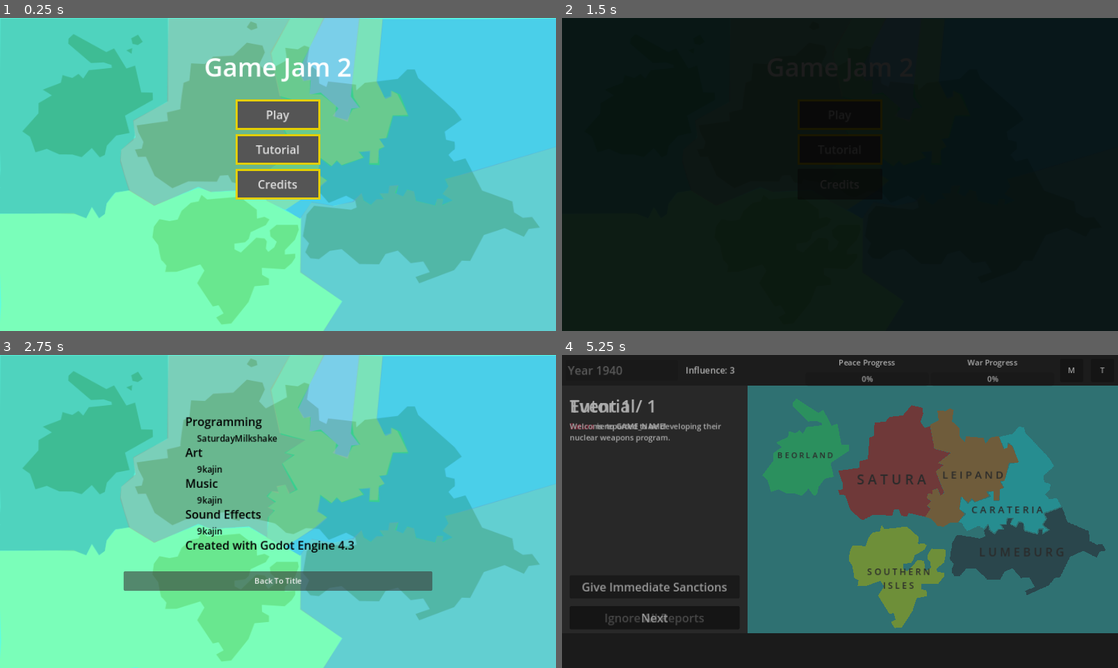
Above: before the commit, frames 1-4 (two rows, left to right).
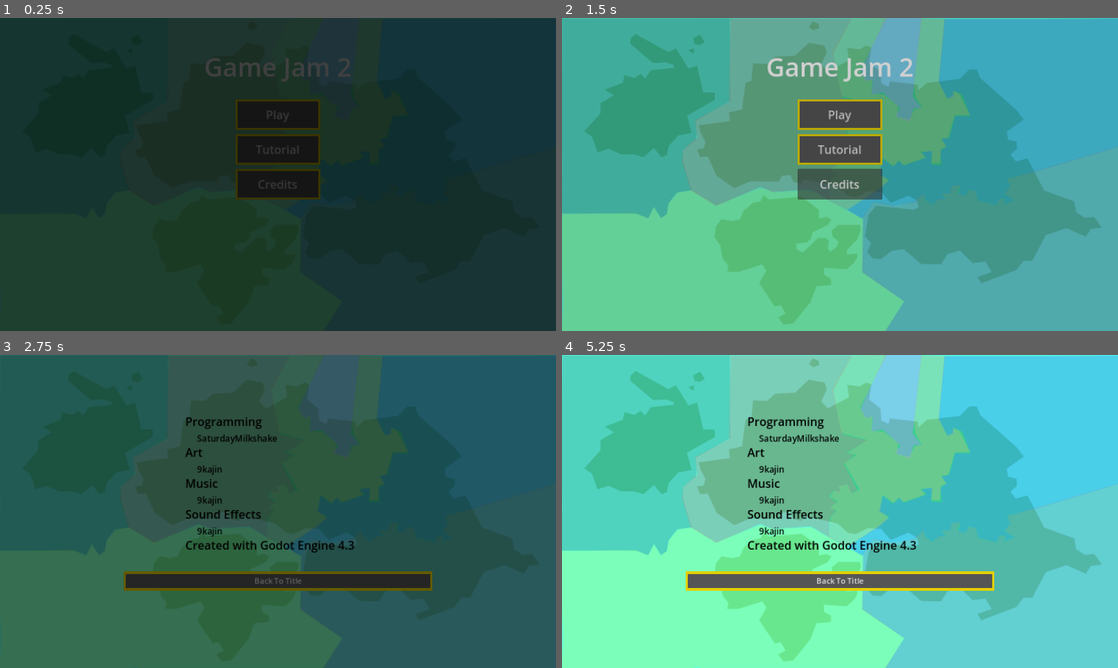
Above: after the commit, the same moments.

Repository: SaturdayMilkshake/game-jam-2
Game: Godot game, scene res://scenes/title_screen/title_screen.tscn
Two runs of this game, one before a commit and one after it. Both use one fixed random seed, a clock stepped at 60 frames per second and the inputs below.
Inputs (mouse positions are in pixels of both pictures, inside the frame that each line leads up to):
- Up to frame 1 (0.25 s): no input
- Up to frame 2 (1.5 s): click "Tutorial" at 0.5 s; click "Credits" at 1.25 s
- Up to frame 3 (2.75 s): click (278, 580) at 2 s, where only the run before the commit has a clickable "Back To Title"
- Up to frame 4 (5.25 s): click "Back To Title" at 2.75 s; click (840, 452) at 3.5 s, where only the run before the commit has a clickable "Play"; click (840, 452) at 4.25 s, where only the run before the commit has a clickable "Play"; click (656, 586) at 5 s, where only the run before the commit has a clickable "Give Immediate Sanctions"

The runs differ from the first frame. In frame 1, 100% of the frame differs, in the area x 0-100%, y 0-100%; in frame 2, 100%; in frame 3, 100%; in frame 4, 100%.

Commit message:
finish tutorial

Diff:
--- a/scenes/country/country.gd
+++ b/scenes/country/country.gd
@@ -56,7 +56,6 @@
 	$Status.visible = false
 
 func new_turn() -> void:
-	population += (economy.economy - 5) + (stability.stability - 5)
 	if nuclear_program_progression_active:
 		nuclear_program_progress += military.military
 	if nuclear_program_progress >= 50 && !nuclear_state:
@@ -67,8 +66,16 @@
 		$Status.text += "[center][color=white]Backed Out[/color]"
 
 	#attributes
-	if economy.economy <= 0:
+	if economy.economy <= 2:
 		SignalHandler.emit_signal("no_economy")
+		var affected_attribute: int = randi_range(1, 3)
+		match affected_attribute:
+			1:
+				modify_country_value(country_name, "Stability", -1)
+			2:
+				modify_country_value(country_name, "Military", -1)
+			3:
+				modify_country_value(country_name, "Cooperation", -1)
 	if economy.economy >= 10:
 		SignalHandler.emit_signal("excess_economy")
 	if stability.stability <= 3:
--- a/scenes/credits/credits.tscn
+++ b/scenes/credits/credits.tscn
@@ -27,6 +27,7 @@
 metadata/_edit_group_ = true
 
 [node name="ColorRect" type="ColorRect" parent="CreditsContainer"]
+layout_mode = 0
 offset_left = -384.0
 offset_top = -120.0
 offset_right = 768.0
@@ -35,6 +36,7 @@
 
 [node name="TextureRect" type="TextureRect" parent="CreditsContainer"]
 modulate = Color(1, 1, 1, 0.372549)
+layout_mode = 0
 offset_left = -384.0
 offset_top = -120.0
 offset_right = 768.0
@@ -141,6 +143,5 @@
 text = "Back To Title"
 
 [node name="Transition" parent="." instance=ExtResource("2_8dgji")]
-visible = false
 
 [connection signal="pressed" from="BackToTitle" to="." method="_on_back_to_title_pressed"]
--- a/scenes/game_manager/event_manager.gd
+++ b/scenes/game_manager/event_manager.gd
@@ -1,6 +1,6 @@
 extends Node
 
-var countries: Array[String] = ["Satura", "Carateria", "Leipand", "Lumeburg", "Beorland", "Southern Isles"]
+var countries: Array[String] = ["Satura", "Carateria", "Leipand", "Lumeburg", "Canorland", "Southern Isles"]
 
 var events: Array = []
 
--- a/scenes/game_manager/game_manager.gd
+++ b/scenes/game_manager/game_manager.gd
@@ -32,8 +32,16 @@
 	SignalHandler.connect("excess_military", Callable(self, "excess_military"))
 	SignalHandler.connect("no_cooperation", Callable(self, "no_cooperation"))
 	SignalHandler.connect("excess_cooperation", Callable(self, "excess_cooperation"))
+
+	SignalHandler.connect("add_influence", Callable(self, "add_influence"))
 	if !in_tutorial:
 		call_deferred("start_game")
+	else:
+		influence = 0
+		call_deferred("tutorial_late_influence")
+
+func tutorial_late_influence() -> void:
+	SignalHandler.emit_signal("influence_updated", influence)
 
 func start_game() -> void:
 	SignalHandler.emit_signal("game_started")
@@ -119,3 +127,7 @@
 
 func excess_economy() -> void:
 	high_economy += 1
+
+func add_influence(amount: int) -> void:
+	influence += amount
+	SignalHandler.emit_signal("influence_updated", amount)
--- a/scenes/title_screen/title_screen.tscn
+++ b/scenes/title_screen/title_screen.tscn
@@ -85,7 +85,6 @@
 "
 
 [node name="Transition" parent="." instance=ExtResource("2_70o7c")]
-visible = false
 
 [connection signal="pressed" from="Play" to="." method="_on_play_pressed"]
 [connection signal="pressed" from="Tutorial" to="." method="_on_tutorial_pressed"]
--- a/scenes/tutorial/tutorial.gd
+++ b/scenes/tutorial/tutorial.gd
@@ -5,6 +5,7 @@
 	$LeftPanel/CountryInfo.visible = false
 	$LeftPanel/NoticeInfo.visible = true
 	$LeftPanel/NoticeInfo
+	$GameManager.influence = 0
 
 func _on_back_to_title_pressed() -> void:
 	SignalHandler.emit_signal("transition_requested", true, "res://scenes/title_screen/title_screen.tscn")
--- a/scenes/tutorial/tutorial.tscn
+++ b/scenes/tutorial/tutorial.tscn
@@ -77,11 +77,13 @@
 in_tutorial = true
 
 [node name="EventInfo" parent="LeftPanel" instance=ExtResource("4_v4l2u")]
+in_tutorial = true
 
 [node name="NoticeInfo" parent="LeftPanel" instance=ExtResource("5_7b4oa")]
 layout_mode = 1
 offset_right = 0.0
 offset_bottom = 0.0
+in_tutorial = true
 
 [node name="WorldBackground" type="ColorRect" parent="."]
 offset_left = 384.0
@@ -189,7 +191,7 @@
 offset_bottom = 246.0
 
 [node name="Country3" parent="Countries" instance=ExtResource("11_gv1q0")]
-country_name = "Beorland"
+country_name = "Canorland"
 flag = "res://assets/flags/bingus1.svg"
 map = "res://assets/flags/green_map.svg"
 mask = "res://assets/flags/green_mask.svg"
@@ -204,7 +206,7 @@
 offset_right = 184.0
 offset_bottom = 176.0
 theme_override_colors/font_color = Color(0.243137, 0.243137, 0.243137, 1)
-text = "B E O R L A N D"
+text = "C A N O R L A N D"
 
 [node name="Status" parent="Countries/Country3" index="6"]
 offset_left = 56.0
--- a/scenes/world/ui/country_info/country_info.gd
+++ b/scenes/world/ui/country_info/country_info.gd
@@ -9,6 +9,7 @@
 	SignalHandler.connect("country_selected", Callable(self, "country_selected"))
 	SignalHandler.connect("new_turn", Callable(self, "new_turn"))
 	SignalHandler.connect("game_ended", Callable(self, "game_ended"))
+	SignalHandler.connect("set_country_info_tutorial_status", Callable(self, "set_country_info_tutorial_status"))
 	$InfluenceAttribute/AddAttribute.disabled = true
 	$InfluenceAttribute/SubtractAttribute.disabled = false
 	add_attribute_mode = true
@@ -17,6 +18,8 @@
 	if game_active:
 		if in_tutorial:
 			$OpenEvents.text = "Back to Tutorial"
+		else:
+			$OpenEvents.text = "Show Events"
 		self.visible = true
 		$CountryName.text = country
 		$Flag.texture = load(flag)
@@ -29,7 +32,7 @@
 		set_country_statuses(statuses)
 
 func color_labels(population: int, economy: int, stability: int, military: int, cooperation: int) -> void:
-	if economy <= 3:
+	if economy <= 2:
 		$Economy.add_theme_color_override("font_color", Color.INDIAN_RED)
 		$Economy.add_theme_color_override("font_focus_color", Color.INDIAN_RED)
 		$Economy.add_theme_color_override("font_hover_color", Color.INDIAN_RED)
@@ -100,7 +103,7 @@
 
 func _on_open_events_pressed() -> void:
 	if in_tutorial:
-		SignalHandler.emit_signal("display_notice_info")
+		SignalHandler.emit_signal("display_notice_info", true, "Next")
 		self.visible = false
 	else:
 		SignalHandler.emit_signal("set_event_info_visibility", true)
@@ -120,24 +123,32 @@
 	add_attribute_mode = false
 
 func _on_economy_pressed() -> void:
+	if in_tutorial:
+		SignalHandler.emit_signal("display_notice_info", false, "Economy")
 	if ((int($Economy.text) <= 10 && int($Economy.text) > 0) && !add_attribute_mode):
 		SignalHandler.emit_signal("influence_used", $CountryName.text, "Economy", add_attribute_mode)
 	elif ((int($Economy.text) < 10 && int($Economy.text) >= 0) && add_attribute_mode):
 		SignalHandler.emit_signal("influence_used", $CountryName.text, "Economy", add_attribute_mode)
 
 func _on_stability_pressed() -> void:
+	if in_tutorial:
+		SignalHandler.emit_signal("display_notice_info", false, "Stability")
 	if ((int($Stability.text) <= 10 && int($Stability.text) > 0) && !add_attribute_mode):
 		SignalHandler.emit_signal("influence_used", $CountryName.text, "Stability", add_attribute_mode)
 	elif ((int($Stability.text) < 10 && int($Stability.text) >= 0) && add_attribute_mode):
 		SignalHandler.emit_signal("influence_used", $CountryName.text, "Stability", add_attribute_mode)
 
 func _on_military_pressed() -> void:
+	if in_tutorial:
+		SignalHandler.emit_signal("display_notice_info", false, "Military")
 	if ((int($Military.text) <= 10 && int($Military.text) > 0) && !add_attribute_mode):
 		SignalHandler.emit_signal("influence_used", $CountryName.text, "Military", add_attribute_mode)
 	elif ((int($Military.text) < 10 && int($Military.text) >= 0) && add_attribute_mode):
 		SignalHandler.emit_signal("influence_used", $CountryName.text, "Military", add_attribute_mode)
 
 func _on_cooperation_pressed() -> void:
+	if in_tutorial:
+		SignalHandler.emit_signal("display_notice_info", false, "Cooperation")
 	if ((int($Cooperation.text) <= 10 && int($Cooperation.text) > 0) && !add_attribute_mode):
 		SignalHandler.emit_signal("influence_used", $CountryName.text, "Cooperation", add_attribute_mode)
 	elif ((int($Cooperation.text) < 10 && int($Cooperation.text) >= 0) && add_attribute_mode):
@@ -146,3 +157,6 @@
 func game_ended() -> void:
 	game_active = false
 	self.visible = false
+
+func set_country_info_tutorial_status(status: bool) -> void:
+	in_tutorial = status
--- a/scenes/world/ui/event_info/event_info.gd
+++ b/scenes/world/ui/event_info/event_info.gd
@@ -6,6 +6,8 @@
 var events_this_turn: int = 1
 
 var total_turns: int = 0
+
+@export var in_tutorial: bool = false
 
 func _ready() -> void:
 	SignalHandler.connect("country_selected", Callable(self, "country_selected"))
@@ -44,12 +46,14 @@
 func event_generated(event_description: String, country_1: String, country_2: String, option_1: String, option_2: String) -> void:
 	var new_text: String = event_description.replace("COUNTRY1", country_1).replace("COUNTRY2", country_2)
 	#wtf but also this is a game jam so who cares
-	var new_colored_text: String = new_text.replace("Satura", "[color=crimson]Satura[/color]").replace("Carateria", "[color=cyan]Carateria[/color]").replace("Beorland", "[color=lime]Beorland[/color]").replace("Leipand", "[co …(156 unchanged characters)…
+	var new_colored_text: String = new_text.replace("Satura", "[color=crimson]Satura[/color]").replace("Carateria", "[color=cyan]Carateria[/color]").replace("Canorland", "[color=lime]Canorland[/color]").replace("Leipand", "[co …(156 unchanged characters)…
 	$Description.text = new_colored_text
 	var new_option_1: String = option_1.replace("COUNTRY1", country_1).replace("COUNTRY2", country_2)
 	$Option1.text = new_option_1
 	var new_option_2: String = option_2.replace("COUNTRY1", country_1).replace("COUNTRY2", country_2)
 	$Option2.text = new_option_2
+	$Option1.visible = true
+	$Option2.visible = true
 	self.visible = true
 
 func new_turn() -> void:
@@ -64,16 +68,20 @@
 
 func option_selected() -> void:
 	current_event += 1
-	if current_event > events_this_turn:
-		$Option1.visible = false
-		$Option2.visible = true
-		$Option2.text = "New Year"
-		$Event.text = "Year Finished"
-		$Description.text = "You have completed all events this year. Please press New Year to continue."
-		SignalHandler.emit_signal("finished_all_events_this_turn")
+	if !in_tutorial:
+		if current_event > events_this_turn:
+			$Option1.visible = false
+			$Option2.visible = true
+			$Option2.text = "New Year"
+			$Event.text = "Year Finished"
+			$Description.text = "You have completed all events this year. Please press New Year to continue."
+			SignalHandler.emit_signal("finished_all_events_this_turn")
+		else:
+			$Event.text = "Event " + str(current_event) + " / " + str(events_this_turn)
+			SignalHandler.emit_signal("new_event_requested")
 	else:
-		$Event.text = "Event " + str(current_event) + " / " + str(events_this_turn)
-		SignalHandler.emit_signal("new_event_requested")
+		SignalHandler.emit_signal("display_notice_info", true, "Event")
+		self.visible = false
 
 func set_event_info_visibility(status: bool) -> void:
 	self.visible = status
--- a/scenes/world/ui/event_info/event_info.tscn
+++ b/scenes/world/ui/event_info/event_info.tscn
@@ -21,6 +21,7 @@
 offset_right = 256.0
 offset_bottom = 66.0
 theme_override_font_sizes/font_size = 36
+text = "Event 1 / 1"
 vertical_alignment = 1
 
 [node name="Description" type="RichTextLabel" parent="."]
--- a/scenes/world/ui/game_over/game_over.tscn
+++ b/scenes/world/ui/game_over/game_over.tscn
@@ -46,9 +46,9 @@
 z_index = 3
 layout_mode = 0
 offset_left = 64.0
-offset_top = 192.0
+offset_top = 80.0
 offset_right = 576.0
-offset_bottom = 320.0
+offset_bottom = 208.0
 autowrap_mode = 3
 
 [node name="PlayAgain" type="Button" parent="."]
--- a/scenes/world/ui/notice_info/notice_info.gd
+++ b/scenes/world/ui/notice_info/notice_info.gd
@@ -1,4 +1,8 @@
 extends Control
+
+@export var in_tutorial: bool = false
+
+var tutorial_finished: bool = false
 
 var tutorial_text: Array = [
 	"Welcome to GAME_NAME!",
@@ -6,9 +10,35 @@
 	"As the newly-appointed Peace Supervisor, your task is to bring peace to the continent.",
 	"You must fill the Peace Progress bar to 100% in order to win.",
 	"Otherwise, if the War Progress bar reaches 100%, the continent will plunge into war and you will lose.",
-	"In order to fill the Peace Progress bar, you must manipulate each country's attributes.", #5
-	"Click on a country to learn more about it!",
-	""
+	"In order to fill the Peace Progress bar, you must manipulate each country's attributes.",
+	"Click on a country to learn more about it!", #7
+	"Each country has four attributes: Economy, Stability, Military, and Cooperation.",
+	"You must balance all these attributes in order to ensure peace.",
+	"Attribute values may be changed in one of two ways.",
+	"The first option is by changing it directly through influence.",
+	"Influence is a currency that allows you to either add or subtract an attribute's value.",
+	"You will gain at least one influence per year. You can gain more influence per year by increasing certain attributes. However, influence is capped at 5.",
+	"Try changing a country's attribute with your influence!", #14
+	"The second option is through events.",
+	"Events are randomly generated scenarios that can either add or subtract attributes from countries depending on your choices.",
+	"Here is an example of an event. Try making a decision!", #17
+	"", #18
+	"Every year is composed of a random number of events.",
+	"Completing all events in a year advances the year and gives you influence, and advances both Peace and War Progress based on your countries' attributes.",
+	"Next, we will take a look at attributes and how it affects the game.",
+	"The first attribute is economy.",
+	"If a country's economy is 10, it helps to increase influence generated per year.",
+	"Multiple countries' economies should be kept at 10 in order to generate more influence per year.",
+	"This means an additional influence point if two countries are at 10 economy, and two additional points if five countries have 10 economy.",
+	"However, when economy is 2 or less, a random attribute will be decreased per year.",
+	"Next is stability. Stability negatively affects Peace Progress when it is at 3 or lower.",
+	"Therefore, it is important to keep stability high when aiming for peace.",
+	"Next is military. This is one of the most critical attributes, since it contributes to War Progress when its value is too high or too low.",
+	"At the start of the game, War Progress is disabled. However, when a certain amount of countries reach critical values in military at the same time, war progression will be enabled for the rest of the game.",
+	"War Progress cannot be reduced. Play wisely!",
+	"Lastly, cooperation. Cooperation is the most important attribute to monitor when you are aiming for peace.",
+	"If a country's cooperation is at 10 at the start of a new year, it will contribute to Peace Progress.",
+	"In order to beat the game, you must reach 100% in Peace Progress. Good luck!", #34
 ]
 
 var current_tutorial_position: int = 0
@@ -18,7 +48,8 @@
 	SignalHandler.connect("country_selected", Callable(self, "country_selected"))
 	SignalHandler.connect("display_notice_info", Callable(self, "display_notice_info"))
 	self.visible = false
-	next_text()
+	if in_tutorial:
+		next_text()
 
 func new_notice() -> void:
 	self.visible = true
@@ -29,22 +60,49 @@
 			pass
 		_:
 			next_text()
+	if tutorial_finished:
+		SignalHandler.emit_signal("transition_requested", true, "res://scenes/title_screen/title_screen.tscn")
 
 func next_text() -> void:
-	self.visible = true
 	if current_tutorial_position < tutorial_text.size():
 		$Description.text = tutorial_text[current_tutorial_position]
 		current_tutorial_position += 1
 		match current_tutorial_position:
 			7:
 				$NextEvent.visible = false
+			14:
+				SignalHandler.emit_signal("add_influence", 1)
+				$NextEvent.visible = false
+			18:
+				SignalHandler.emit_signal("set_country_info_tutorial_status", false)
+				SignalHandler.emit_signal("new_event_requested")
+				self.visible = false
+				$NextEvent.visible = false
+			34:
+				$NextEvent.text = "Finish Tutorial"
+				$NextEvent.visible = true
+				tutorial_finished = true
 
 func country_selected(_country: String, _flag: String, _population: int, _economy: int, _stability: int, _military: int, _cooperation: int, _statuses: String) -> void:
 	self.visible = false
 
-func display_notice_info() -> void:
-	self.visible = true
+func display_notice_info(display_immediately: bool, source: String) -> void:
+	if display_immediately:
+		self.visible = true
+	else:
+		self.visible = false
 	match current_tutorial_position:
+		0:
+			next_text()
 		7:
+			$NextEvent.visible = true
 			current_tutorial_position += 1
 			next_text()
+		14:
+			if source == "Economy" || source == "Military" || source == "Stability" || source == "Cooperation":
+				$NextEvent.visible = true
+				next_text()
+		18:
+			SignalHandler.emit_signal("set_country_info_tutorial_status", true)
+			$NextEvent.visible = true
+			next_text()
--- a/scenes/world/world.tscn
+++ b/scenes/world/world.tscn
@@ -187,7 +187,7 @@
 offset_bottom = 246.0
 
 [node name="Country3" parent="Countries" instance=ExtResource("1_wohfb")]
-country_name = "Beorland"
+country_name = "Canorland"
 flag = "res://assets/flags/bingus1.svg"
 map = "res://assets/flags/green_map.svg"
 mask = "res://assets/flags/green_mask.svg"
@@ -202,7 +202,7 @@
 offset_right = 184.0
 offset_bottom = 176.0
 theme_override_colors/font_color = Color(0.243137, 0.243137, 0.243137, 1)
-text = "B E O R L A N D"
+text = "C A N O R L A N D"
 
 [node name="Status" parent="Countries/Country3" index="6"]
 offset_left = 56.0
--- a/scripts/signal_handler.gd
+++ b/scripts/signal_handler.gd
@@ -56,6 +56,8 @@
 signal game_over(reason: String)
 signal game_ended
 
+signal add_influence(amount: int)
+
 #transition
 signal transition_requested(fade_in: bool, target: String)
 
@@ -63,4 +65,5 @@
 signal request_specific_event(event_id: int)
 
 #tutorial
-signal display_notice_info
+signal display_notice_info(display_immediately: bool, source: String)
+signal set_country_info_tutorial_status(status: bool)
